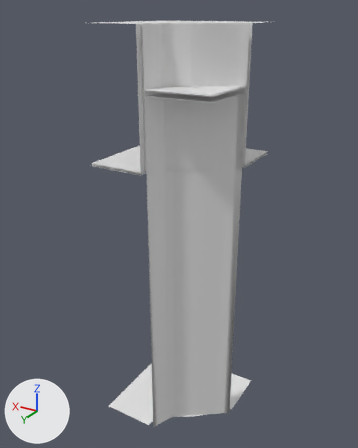
The FBX model Assets/Data/Level/Biomes/AbyssalRuins/Models/K_FloorHigh_Drop_3.fbx as it was, and as the next commit left it.
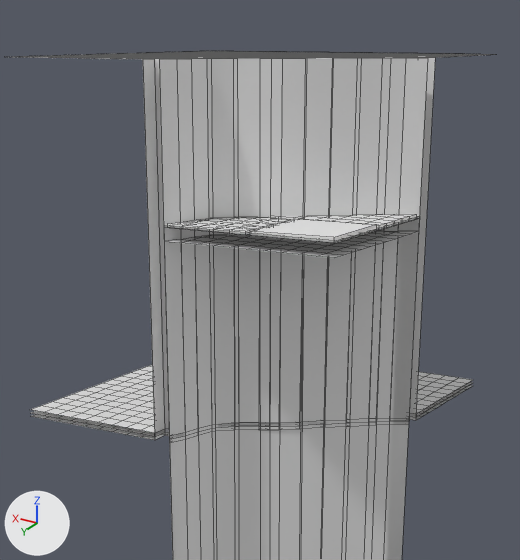
The first picture shows the older version from a camera (50 mm lens) standing at (-9.51, 16.16, 4.87) and looking at (0.24, -0.1, -3.26). The close-ups show the older and then the newer version on the part from 22% to 80% of the width and 0% to 50% of the height of that picture. Only the edits that show in the close-ups are written down. The axes (+X, +Y, +Z) are drawn at lower left. The lights are the same throughout. The close-ups show mesh edges as thin lines. Where no turn or scale is listed for an object, it has been applied to the vertices.

In view in the first close-up: 'K_FloorHigh_Drop_3', 'K_FloorHigh_Drop_3_ColGround7', 'K_FloorHigh_Drop_3_ColWaterBlocker3', 'K_FloorHigh_Drop_3_ColWaterSurface3'.
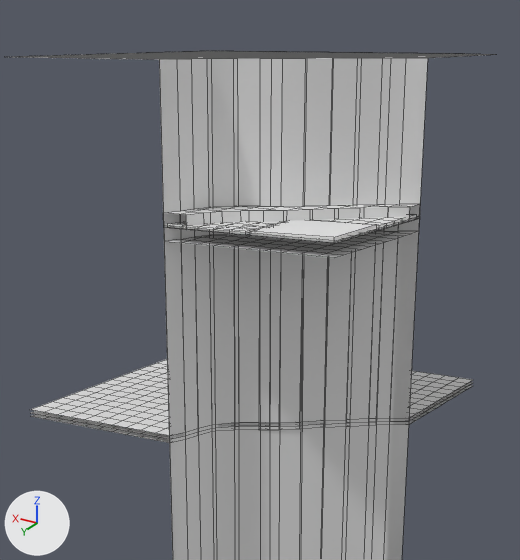
What changed in the scene script:
```text
Add mat_cliff:
    mat_cliff = principled_material('Cliff')
    mat_cliff.base_color = (0.8, 0.8, 0.8)  # white #e7e7e7
Change me_k_floorhigh_drop_3_colwaterblocker3:
    used by ob_k_floorhigh_drop_3_colwaterblocker3; location = (0.0, 0.0, 0.0)
    verts and faces of me_k_floorhigh_drop_3_colwaterblocker3; kept vertices keep their numbers, new ones are numbered from 776
    before: 0 (0.0, 2.5, 4.5) at pixel (159, 59), 1 (0.0, 2.25, 4.5) at pixel (170, 58), 3 (0.25, 2.5, 4.5) at pixel (142, 58), 4 (0.25, 2.25, 4.5) at pixel (154, 58), 388 (0.0, 2.25, -0.4)
    before: 389 (0.0, 2.5, -0.4) at pixel (169, 439), 391 (0.25, 2.5, -0.4) at pixel (154, 436), 392 (0.25, 2.25, -0.4) at pixel (164, 432)
    before: 157 (-2.25, 0.0, 4.5) at pixel (410, 57), 158 (-2.5, 0.0, 4.5) at pixel (427, 57), 178 (-2.25, -0.25, 4.5) at pixel (417, 57), 179 (-2.5, -0.25, 4.5) at pixel (435, 57), 409 (-2.5, 0.0, -0.4) at pixel (408, 421)
    before: 410 (-2.25, 0.0, -0.4), 412 (-2.25, -0.25, -0.4), 413 (-2.5, -0.25, -0.4) at pixel (415, 417)
    remove me_k_floorhigh_drop_3_colwaterblocker3.from_pydata(...)  # 776 vertices, 717 faces; spans x -2.5..2.5, y -2.5..2.5, z -0.4..4.5
    add me_k_floorhigh_drop_3_colwaterblocker3.from_pydata(...)  # 776 vertices, 715 faces; spans x -2.5..2.5, y -2.5..2.5, z -0.4..4.5
    me_k_floorhigh_drop_3_colwaterblocker3 part 1
    add delete_faces([(0, 1, 388, 389), (1, 4, 392, 388), (3, 391, 392, 4)])
    add faces += [(0, 1, 4, 3), (388, 389, 391, 392)]
    me_k_floorhigh_drop_3_colwaterblocker3 part 2
    add delete_faces([(157, 158, 409, 410), (157, 410, 412, 178), (178, 412, 413, 179)])
    add faces += [(157, 158, 179, 178), (409, 410, 412, 413)]
Change me_k_floorhigh_drop_3:
    used by ob_k_floorhigh_drop_3; location = (0.0, 0.0, 0.0)
    remove me_k_floorhigh_drop_3.from_pydata(...)  # 309 vertices, 227 faces; spans x -2.5..2.5, y -2.5..2.5, z -12.0..2.54
    add me_k_floorhigh_drop_3.from_pydata(...)  # 387 vertices, 301 faces; spans x -2.5..2.5, y -2.5..2.5, z -12.0..2.66
    me_k_floorhigh_drop_3 part 3
    33 vertices are added at x -2.5..-0.25, y 0.25..2.5, z 2.47..2.66
    17 new vertices lie (0.0, 0.0, 0.19) away from vertices in x -2.5..0.0, y 0.0..2.5, z 2.47
    21 new vertices lie (0.0, 0.0, 0.19) away from vertices in x -2.5..-0.35, y 0.35..2.5, z 2.47
    7 new vertices lie (0.25, 0.0, 0.0) away from vertices in x -2.5..-0.5, y 0.25..2.0, z 2.66
    72 new faces join them, mat_cliff (white #e7e7e7)
    other edits to the shape of me_k_floorhigh_drop_3 do not show in these pictures
    add me_k_floorhigh_drop_3.materials.append(mat_cliff)  # white #e7e7e7
```

Pixel boxes [x1, y1, x2, y2] of what changed, in the close-ups (520 x 560 px; the box of a moved part takes in the faces that stretch with it):
'K_FloorHigh_Drop_3', reshaped
    before: [166, 214, 419, 560]
    after: [163, 204, 420, 560]
part 1 of me_k_floorhigh_drop_3_colwaterblocker3, moved or reshaped
    before: [143, 59, 169, 434]
    after: [155, 434, 169, 439]
part 2 of me_k_floorhigh_drop_3_colwaterblocker3, moved or reshaped
    before: [409, 57, 435, 417]
    after: [409, 57, 433, 421]
part 3 of me_k_floorhigh_drop_3, added
    after: [163, 204, 420, 230]
